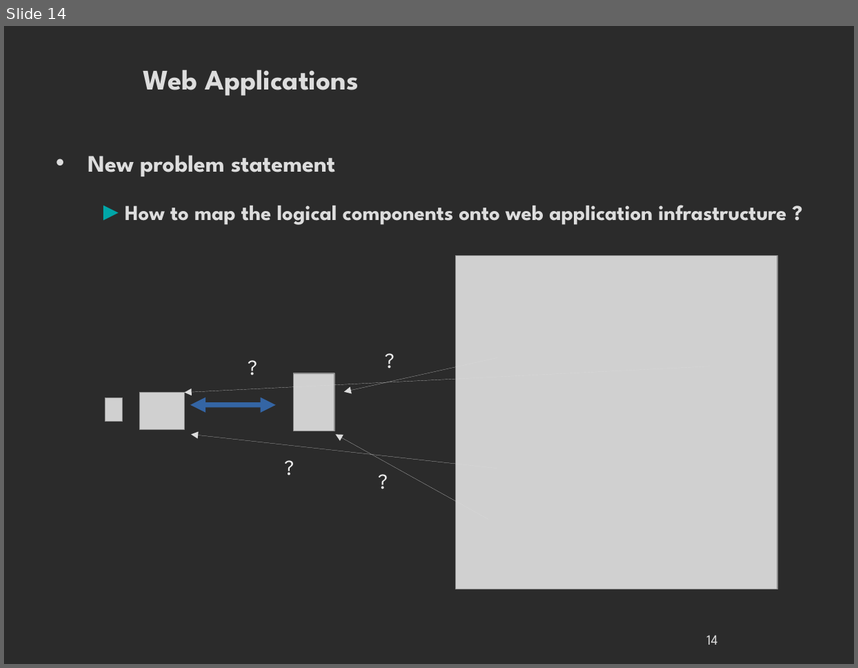
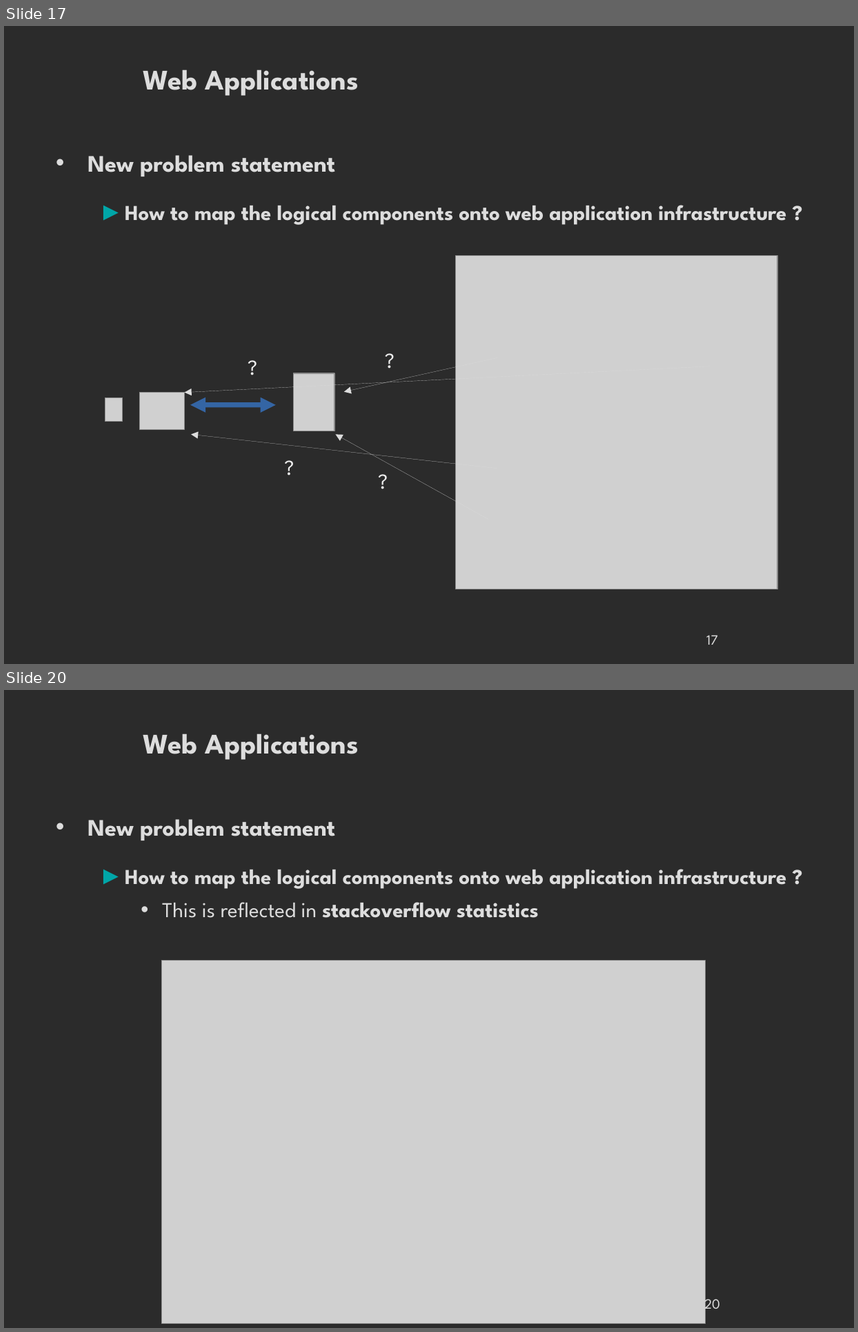
Before and after one commit to danielausparis/arch, a slide deck: archi-web.odp. Shown one above the other, each under a label of ours: slide 14 before the commit, slides 17 and 20 after it; the slides between them are not shown. The pictures are 858x668 and 858x1332 pixels, drawn with LibreOffice and Linux fonts; fonts in the diff are those of the drawing; grey boxes stand for pictures; background and template pictures are left out; a plain dark background stands for a picture behind light text. Boxes give left, top, right and bottom in pixels: in the first picture for what was removed or moved away, otherwise in the second. Text is boxed around its words. In the diff, an @@ line names an element or a change of style, - is before the commit and + after.

```diff
--- a/archi-web.odp
+++ b/archi-web.odp
@@ slide 20 added at [4,690,854,1328], background picture (left out) @@
@@ title added at [143,733,359,760], 24 pt, text #DDDDDD, bold @@
+Web Applications
@@ text added at [87,819,786,918], 18 pt, text #DDDDDD, bold @@
+• New problem statement
+  ► How to map the logical components onto web application infrastructure ?
+    • This is reflected in stackoverflow statistics
@@ picture added at [161,960,705,1323] @@
@@ page number added at [704,1294,720,1313], 12 pt, text #DDDDDD @@
+20
@@ what was slide 14 is now slide 17 @@
@@ page number at [706,635,718,644]: text changed @@
-14
+17
```
Also in this commit, not shown: 5 slides changed, 5 other slides added, 1 other file.
